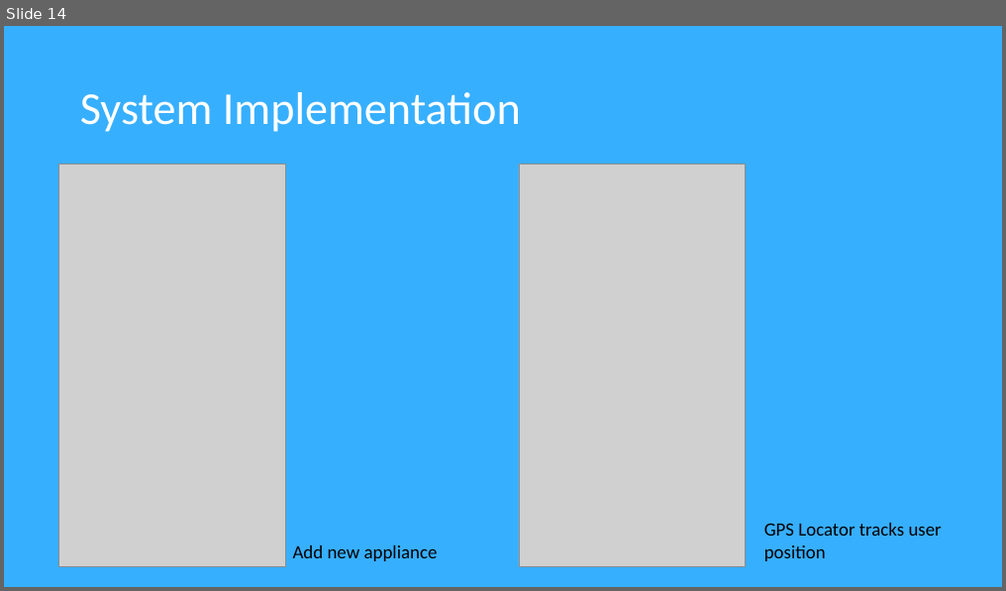
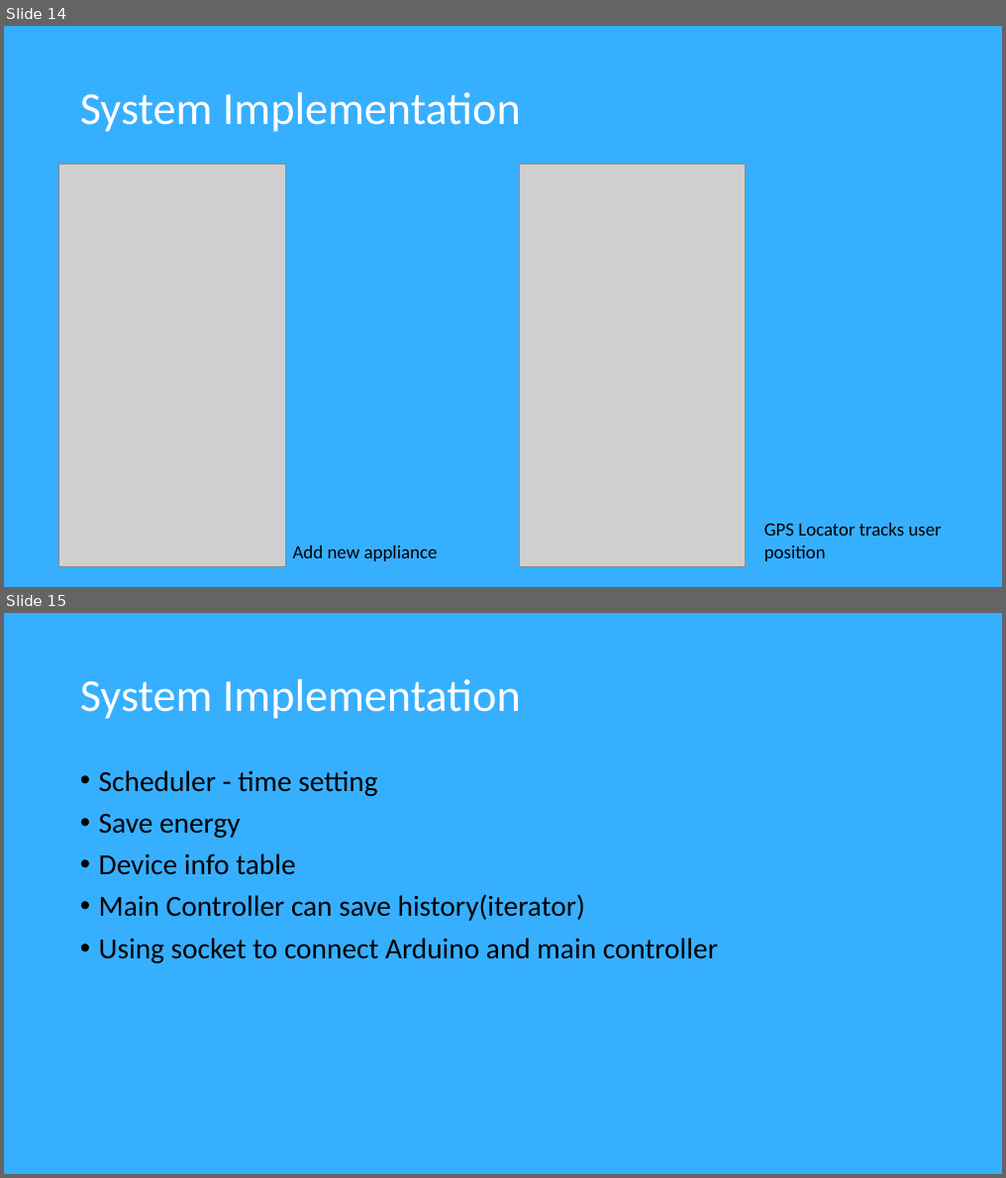
Before and after one commit to Software2015T1/SimpleLife, a slide deck: diagrams and requirements/SIMPLE LIFE.pptx. Shown one above the other, each under a label of ours: slide 14 before the commit, slides 14 and 15 after it. The pictures are 1006x591 and 1006x1178 pixels, drawn with LibreOffice and Linux fonts; fonts in the diff are those of the drawing; grey boxes stand for pictures. Boxes give left, top, right and bottom in pixels: in the first picture for what was removed or moved away, otherwise in the second. Text is boxed around its words. In the diff, an @@ line names an element or a change of style, - is before the commit and + after.

Commit message:
timesetting
timesetting can show right time

```diff
--- a/diagrams and requirements/SIMPLE LIFE.pptx
+++ b/diagrams and requirements/SIMPLE LIFE.pptx
@@ slide 15 added at (x1=4, y1=613, x2=1002, y2=1174), background #37AFFF @@
@@ title added at (x1=80, y1=679, x2=521, y2=719), 44 pt, text #FFFFFF @@
+System Implementation
@@ text added at (x1=99, y1=770, x2=718, y2=963), 28 pt, text #000000 @@
+• Scheduler - time setting
+• Save energy
+• Device info table
+• Main Controller can save history(iterator)
+• Using socket to connect Arduino and main controller
```
Also in this commit, not shown: 2 other files.
